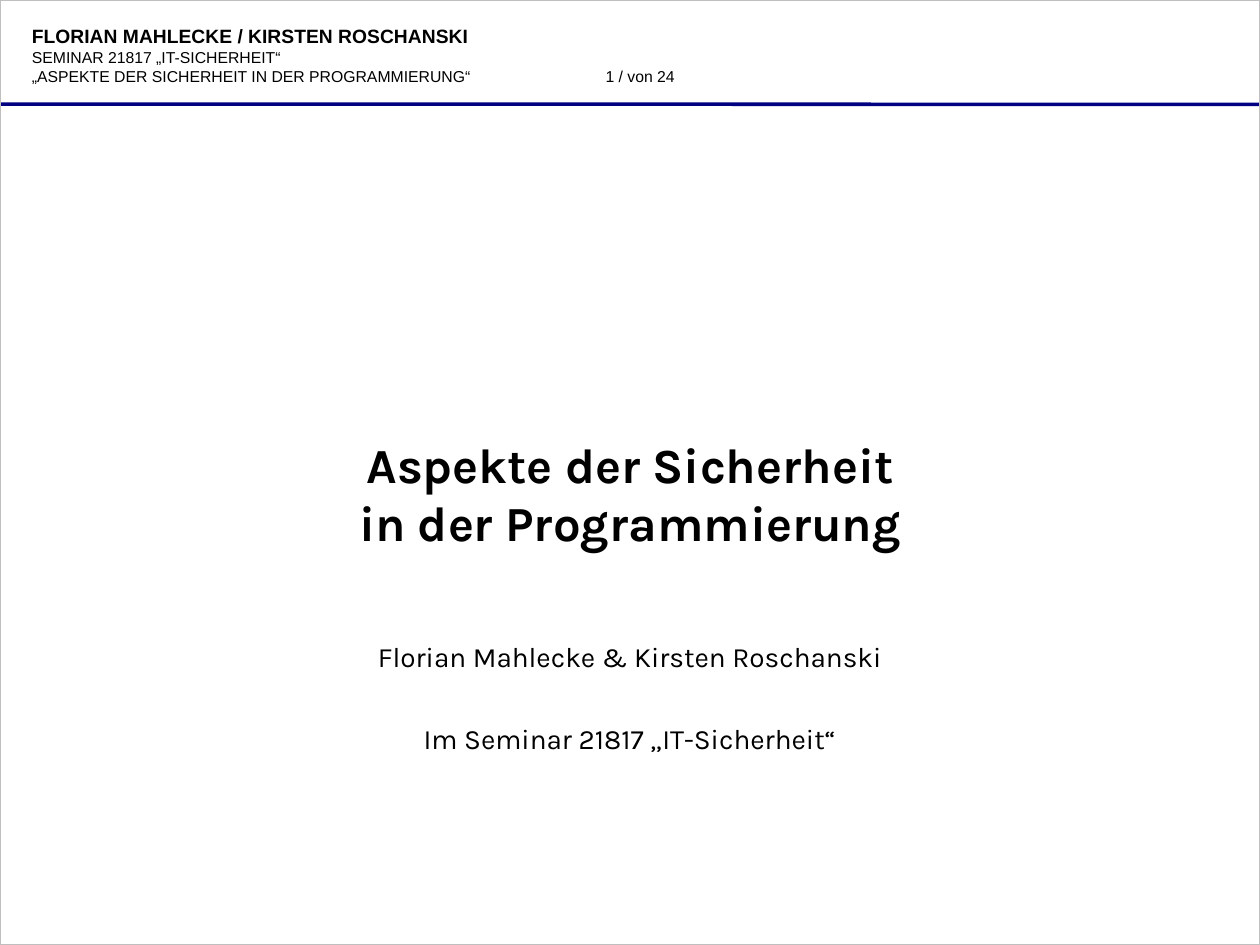
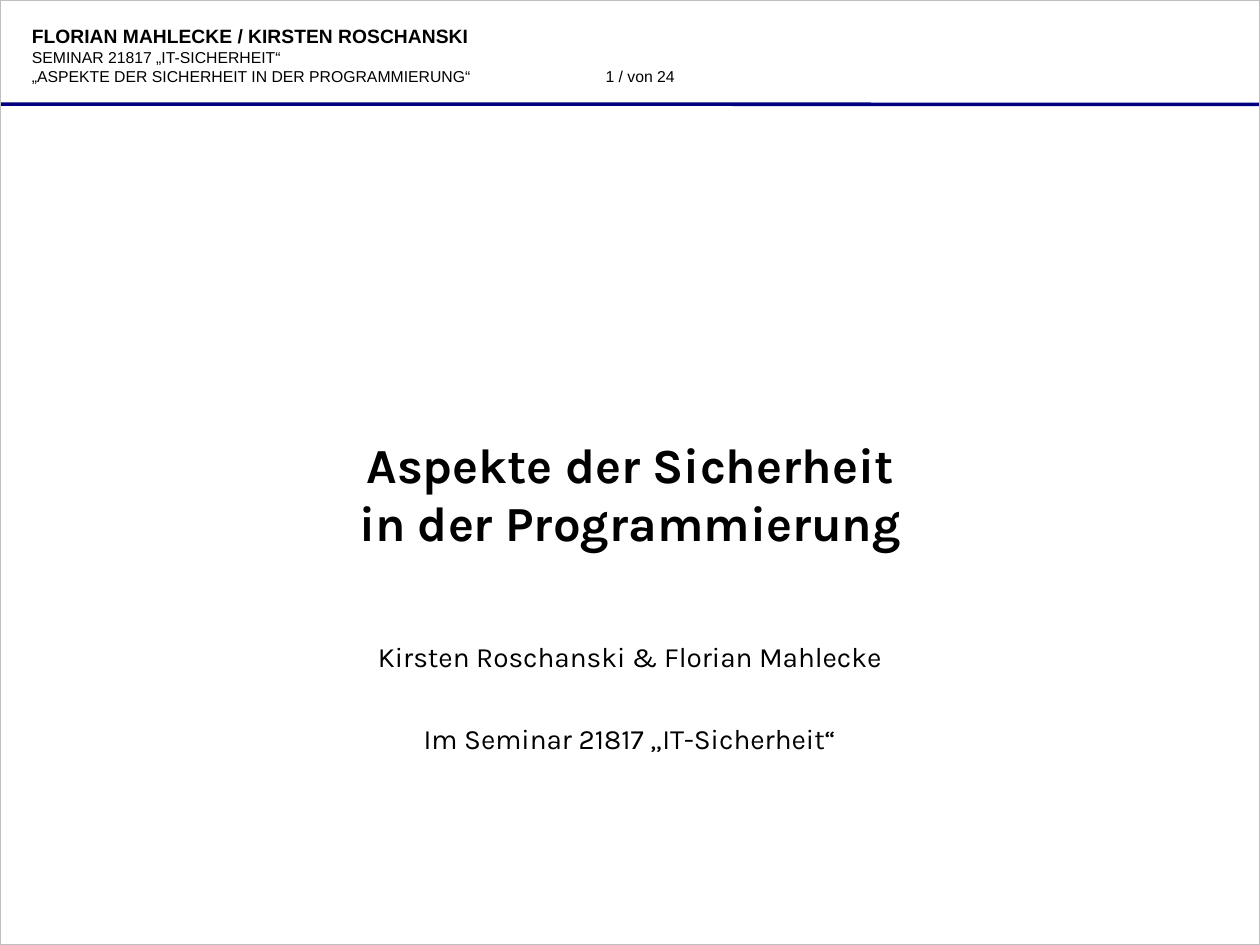
Before and after one commit to katgirl/FernUni, a slide deck: slide 1 of praesentation/21817-folien-9053522,8632014-roschanski,mahlecke-aspekte_der_sicheren_programmierung.odp. Drawn at 1260x945 pixels with LibreOffice and Linux fonts; fonts in the diff are those of the drawing; background and template pictures are left out. Boxes give left, top, right and bottom in pixels: in the first picture for what was removed or moved away, otherwise in the second. Text is boxed around its words. In the diff, an @@ line names an element or a change of style, - is before the commit and + after.

```diff
--- a/praesentation/21817-folien-9053522,8632014-roschanski,mahlecke-aspekte_der_sicheren_programmierung.odp
+++ b/praesentation/21817-folien-9053522,8632014-roschanski,mahlecke-aspekte_der_sicheren_programmierung.odp
@@ subtitle at (378,647,881,668): text changed @@
-Florian Mahlecke & Kirsten Roschanski
+Kirsten Roschanski & Florian Mahlecke
```
Also in this commit, not shown: 9 other slides changed, 1 slide removed, 4 other files.
